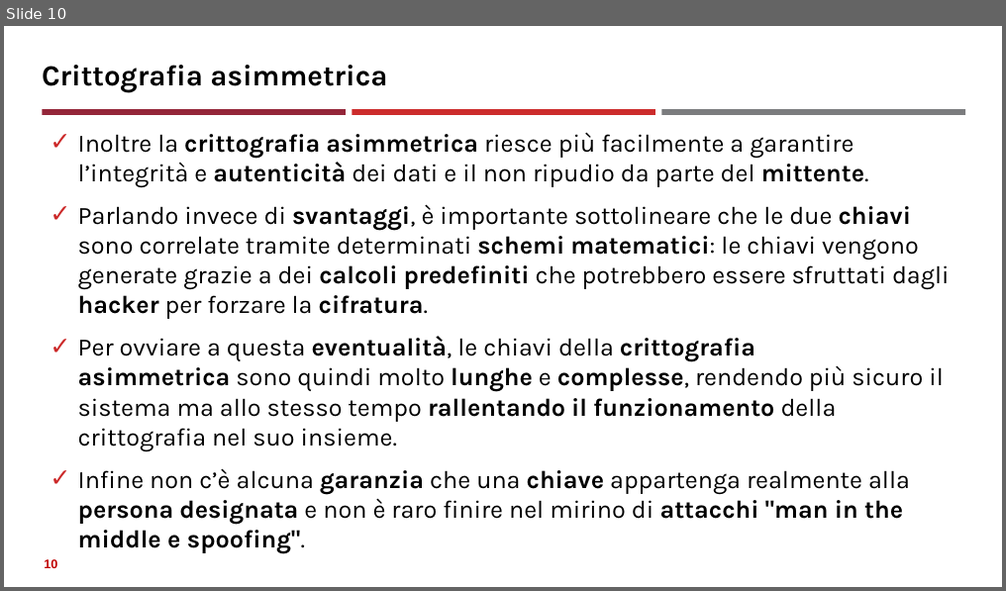
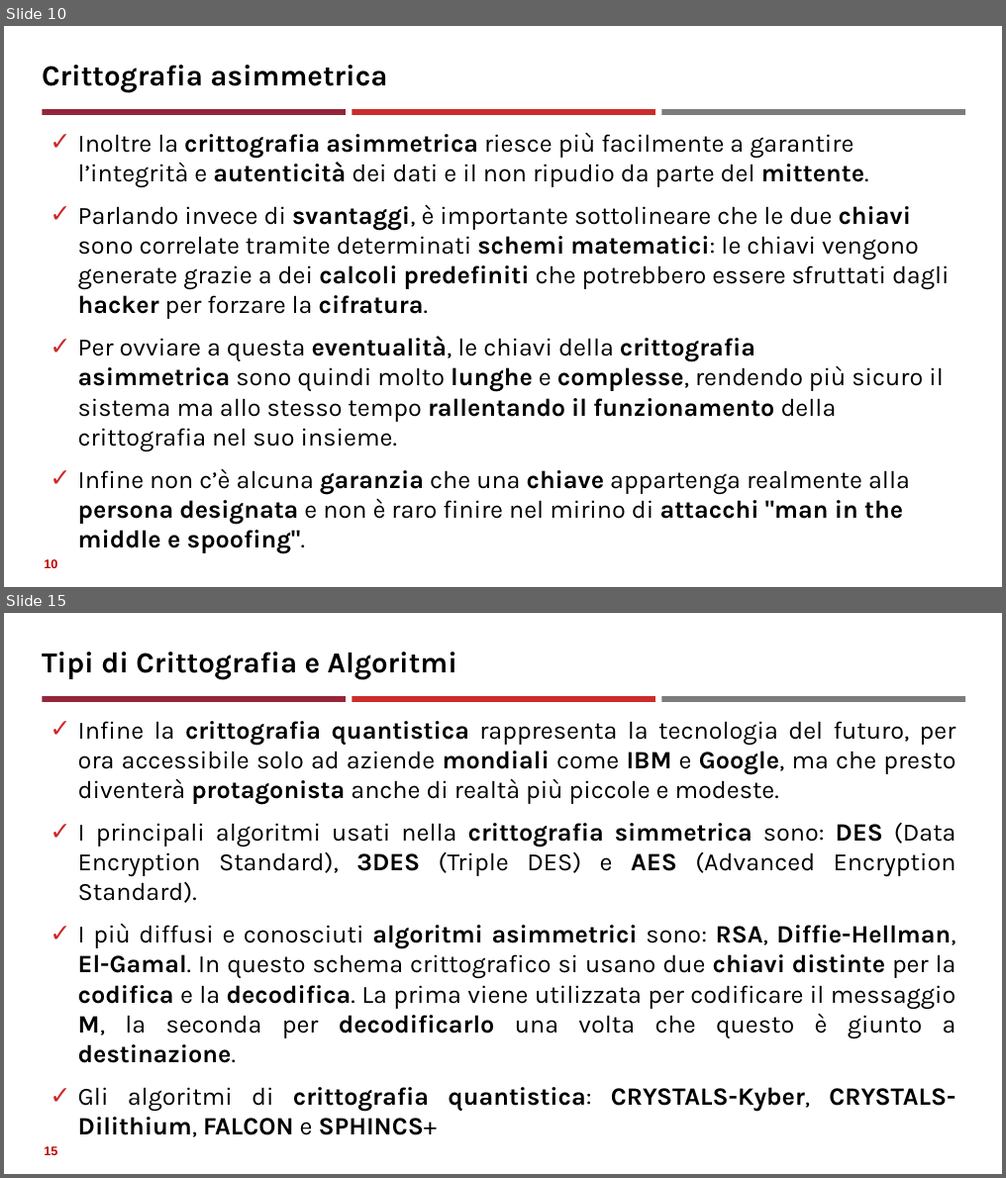
Before and after one commit to neural1977/data_science_interview_material, a slide deck: Assicurazioni/Tecniche crittografiche_ita.pptx. Shown one above the other, each under a label of ours: slide 10 before the commit, slides 10 and 15 after it; the slides between them are not shown. The pictures are 1006x591 and 1006x1178 pixels, drawn with LibreOffice and Linux fonts; fonts in the diff are those of the drawing. Boxes give left, top, right and bottom in pixels: in the first picture for what was removed or moved away, otherwise in the second. Text is boxed around its words. In the diff, an @@ line names an element or a change of style, - is before the commit and + after.

```diff
--- a/Assicurazioni/Tecniche crittografiche_ita.pptx
+++ b/Assicurazioni/Tecniche crittografiche_ita.pptx
@@ slide 15 added at [4, 613, 1002, 1174], background #FFFFFF; not listed: 3 template elements that a slide beside it also shows @@
@@ title added at [42, 652, 457, 680], 28 pt, text #000000, bold @@
+Tipi di Crittografia e Algoritmi
@@ text added at [78, 721, 956, 1138], 24 pt, text #000000 @@
+✓ Infine la crittografia quantistica rappresenta la tecnologia del futuro, per ora accessibile solo ad aziende mondiali come IBM e Google, ma che presto diventerà protagonista anche di realtà più piccole e modeste.
+✓ I principali algoritmi usati nella crittografia simmetrica sono: DES (Data Encryption Standard), 3DES (Triple DES) e AES (Advanced Encryption Standard).
+✓ I più diffusi e conosciuti algoritmi asimmetrici sono: RSA, Diffie-Hellman, El-Gamal. In questo schema crittografico si usano due chiavi distinte per la codifica e la decodifica. La prima viene utilizzata per codificare il messaggio M, la seconda per decodificarlo una volta che questo è giunto a destinazione.
+✓ Gli algoritmi di crittografia quantistica: CRYSTALS-Kyber, CRYSTALS-Dilithium, FALCON e SPHINCS+
@@ page number added at [44, 1147, 57, 1156], 12 pt, text #C00000, bold @@
+15
```
Also in this commit, not shown: 2 slides changed, 10 other slides added, 1 other file.
